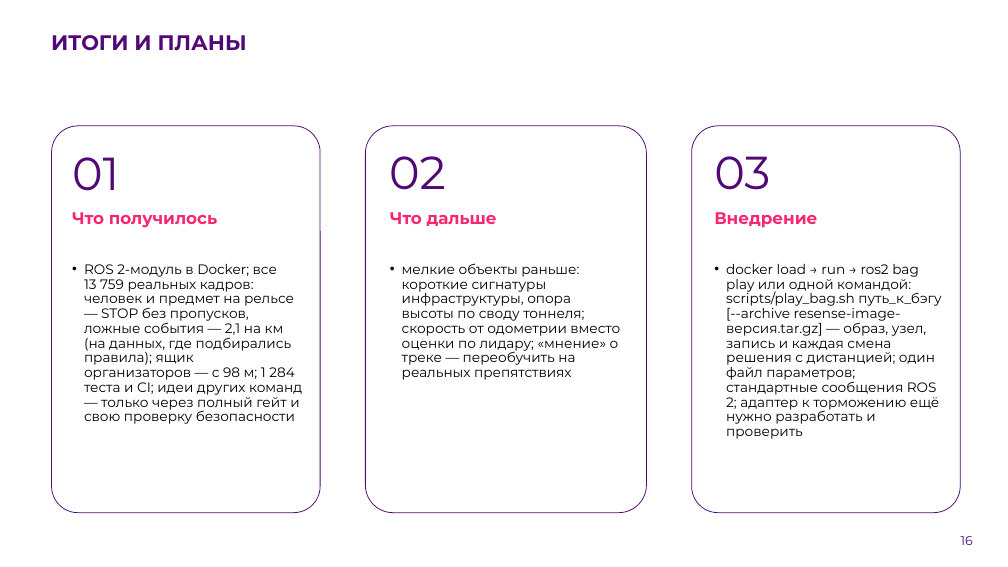
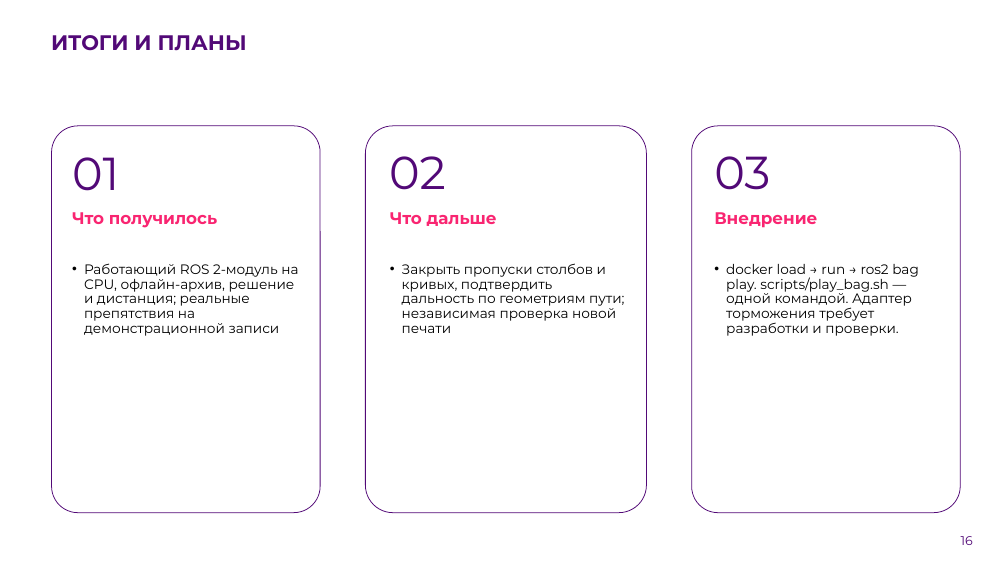
Before and after one commit to pmixay/ReSense, a slide deck: slide 16 of docs/presentation/ReSense_LCT2026.pptx. Drawn at 1008x567 pixels with LibreOffice and Linux fonts; fonts in the diff are those of the drawing; background and template pictures are left out. Boxes give left, top, right and bottom in pixels: in the first picture for what was removed or moved away, otherwise in the second. Text is boxed around its words. In the diff, an @@ line names an element or a change of style, - is before the commit and + after.

```diff
--- a/docs/presentation/ReSense_LCT2026.pptx
+++ b/docs/presentation/ReSense_LCT2026.pptx
@@ text at box(84, 263, 298, 336): text changed @@
-• ROS 2-модуль в Docker; все 13 759 реальных кадров: человек и предмет на рельсе — STOP без пропусков, ложные события — 2,1 на км (на данных, где подбирались правила); ящик организаторов — с 98 м; 1 284 теста и CI; идеи других команд — только через полный гейт и свою проверку безопасности
+• Работающий ROS 2-модуль на CPU, офлайн-архив, решение и дистанция; реальные препятствия на демонстрационной записи
@@ text at box(402, 263, 624, 333): text changed @@
-• мелкие объекты раньше: короткие сигнатуры инфраструктуры, опора высоты по своду тоннеля; скорость от одометрии вместо оценки по лидару; «мнение» о треке — переобучить на реальных препятствиях
+• Закрыть пропуски столбов и кривых, подтвердить дальность по геометриям пути; независимая проверка новой печати
@@ text at box(726, 264, 919, 336): text changed @@
-• docker load → run → ros2 bag play или одной командой: scripts/play_bag.sh путь_к_бэгу [--archive resense-image-версия.tar.gz] — образ, узел, запись и каждая смена решения с дистанцией; один файл параметров; стандартные сообщения ROS 2; адаптер к торможению ещё нужно разработать и проверить
+• docker load → run → ros2 bag play. scripts/play_bag.sh — одной командой. Адаптер торможения требует разработки и проверки.
```
Also in this commit, not shown: 13 other slides changed, 22 other files.
